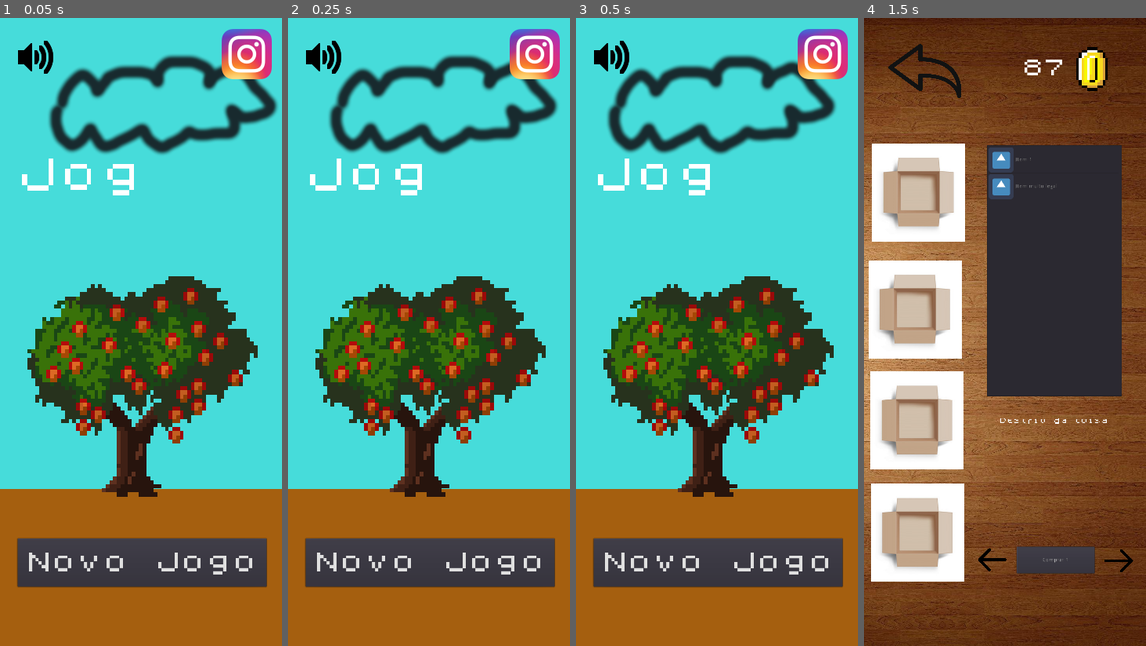
Above: before the commit, frames 1-4 (left to right).
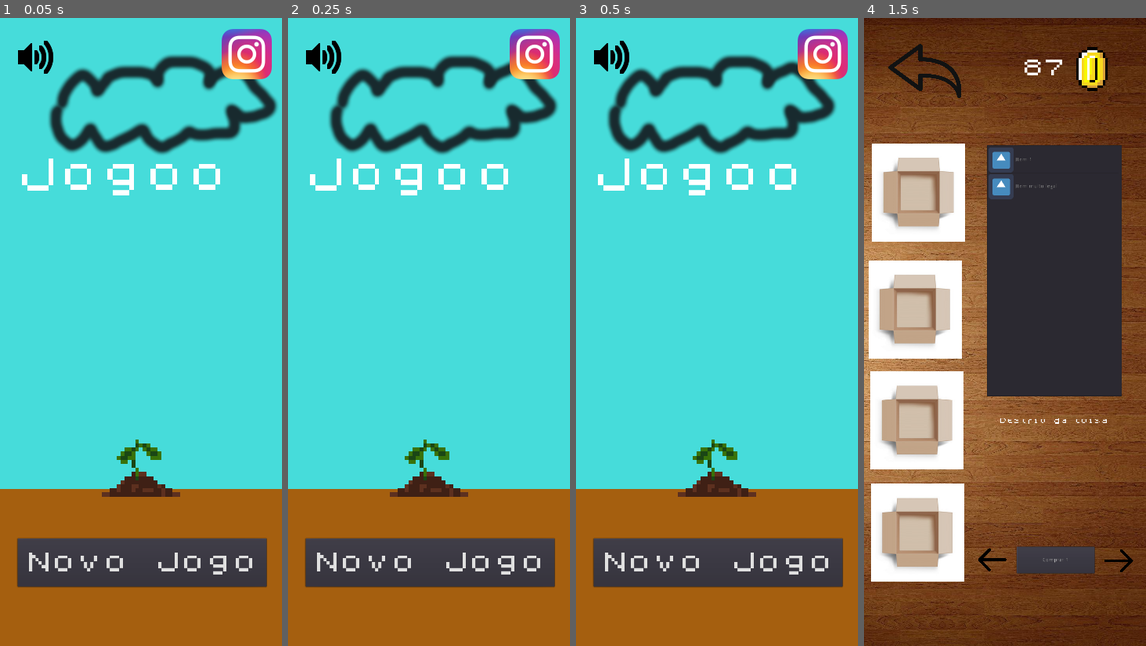
Above: after the commit, the same moments.

Repository: mantuoliveira/ehorta
Game: Godot game, scene res://Scenes/Welcome.tscn
Two runs of this game, one before a commit and one after it. Both use one fixed random seed, a clock stepped at 60 frames per second and the inputs below. The engine's default icon, where the game draws it, is replaced by a stand-in: a white triangle on a blue panel in a dark square. Sound files missing from this copy of the repository are replaced by a short silence.
Inputs:
- Up to frame 1 (0.05 s): no input
- Up to frame 2 (0.25 s): no input
- Up to frame 3 (0.5 s): no input
- Up to frame 4 (1.5 s): click "Novo Jogo" at 0.5 s; click "Loja" at 1.25 s

The runs differ from the first frame. In frame 1, 16% of the frame differs, in the area x 9-92%, y 23-77%; in frame 2, 16%; in frame 3, 16%; in frame 4, nothing differs.

Commit message:
Mudei o nome do jogo

Diff:
--- a/Scenes/Welcome.tscn
+++ b/Scenes/Welcome.tscn
@@ -62,7 +62,7 @@
 scale = Vector2( 9.46611, 10.4112 )
 frames = SubResource( 1 )
 animation = "growth"
-frame = 5
+frame = 1
 playing = true
 
 [node name="EnterGame" type="Button" parent="."]
@@ -115,7 +115,7 @@
 margin_right = 699.406
 margin_bottom = 453.22
 custom_fonts/font = SubResource( 4 )
-text = "Jog"
+text = "Jogoo"
 __meta__ = {
 "_edit_use_anchors_": false
 }
